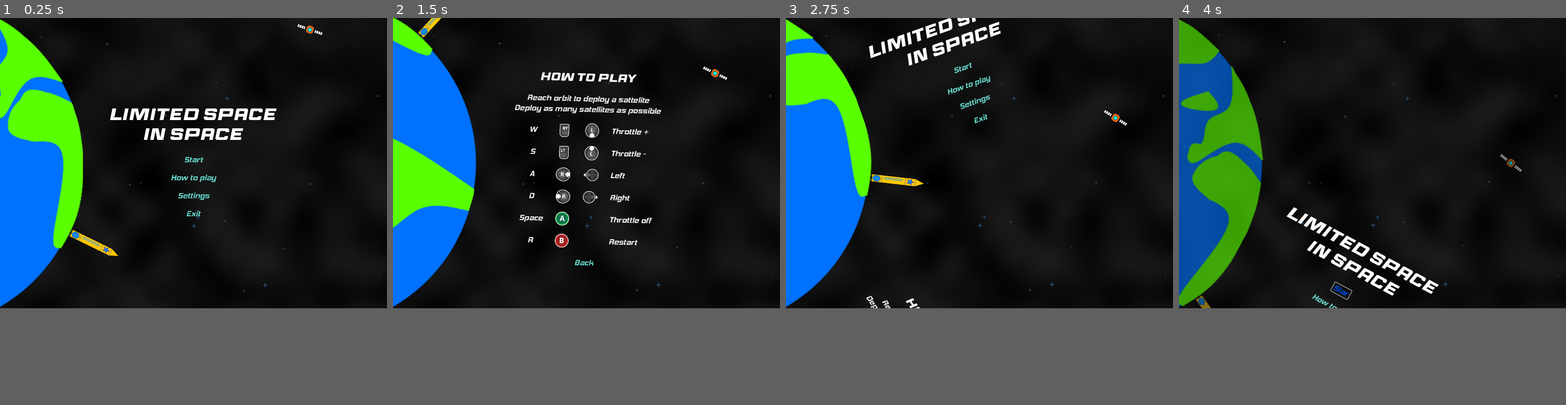
Above: before the commit, frames 1-4 (left to right).
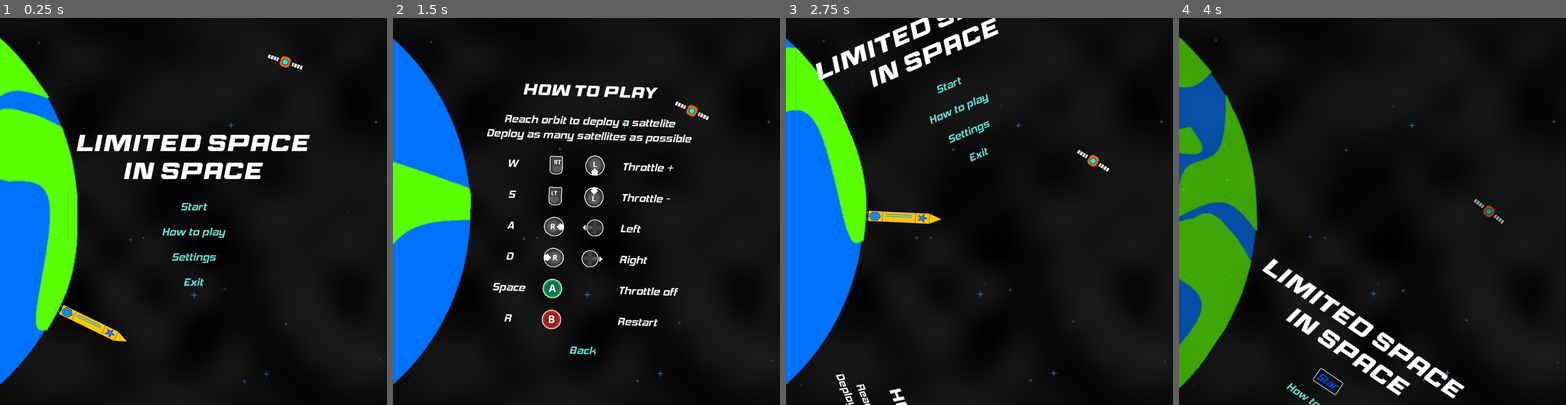
Above: after the commit, the same moments.

Repository: Fifut/Ludum-Dare-54
Game: Godot game, scene res://limited_space.tscn
The game is run twice, just before and just after one commit, with the same random seed, the same clock (stepped at 60 frames per second) and the same inputs. Sound files missing from this copy of the repository are replaced by a short silence.
Inputs:
- Up to frame 1 (0.25 s): no input
- Up to frame 2 (1.5 s): click "How to play" at 0.5 s; hold D (Right) from 1.28 s (still down); hold Up (Engine+) from 1.28 s (still down)
- Up to frame 3 (2.75 s): release D (Right) at 2 s; release Up (Engine+) at 2 s; click "Back" at 2 s
- Up to frame 4 (4 s): click "Start" at 2.75 s; click "Start" at 3.5 s
In our replay, the window is 800x600 before the commit and 800x800 after it. These sizes can differ from the game's own. Grey fills any space a smaller window leaves; there, only what the larger window draws over its background counts as a difference.

The runs differ from the first frame. In frame 1, 14% of the frame differs, in the area x 0-99%, y 0-95%; in frame 2, 14%; in frame 3, 12%; in frame 4, 15%, in the area x 0-99%, y 0-100%.

Commit message:
Game screen size Earth size Orbit size

Diff:
--- a/Background/background.tscn
+++ b/Background/background.tscn
@@ -15,24 +15,31 @@
 color_ramp = SubResource("Gradient_0xpvb")
 noise = SubResource("FastNoiseLite_lb7sa")
 
+[sub_resource type="Gradient" id="Gradient_wljk2"]
+interpolation_mode = 2
+offsets = PackedFloat32Array(0, 0.215947, 0.807309, 1)
+colors = PackedColorArray(0, 0, 0, 0, 1, 1, 1, 1, 1, 1, 1, 1, 1, 1, 1, 0)
+
 [node name="Background" type="Node2D"]
 
 [node name="TextureRect" type="TextureRect" parent="."]
-offset_right = 512.0
-offset_bottom = 512.0
+offset_right = 1400.0
+offset_bottom = 1050.0
 texture = SubResource("NoiseTexture2D_tf3gm")
+metadata/_edit_use_anchors_ = true
 
 [node name="CPUParticles2D" type="CPUParticles2D" parent="."]
-position = Vector2(700, 525)
+position = Vector2(500, 500)
 amount = 50
 lifetime = 60.0
 preprocess = 30.0
 texture = ExtResource("1_lklox")
 emission_shape = 3
-emission_rect_extents = Vector2(700, 525)
+emission_rect_extents = Vector2(500, 500)
 spread = 180.0
 gravity = Vector2(0, 0)
 initial_velocity_min = 0.5
 initial_velocity_max = 3.0
 scale_amount_min = 0.1
 color = Color(0.164706, 0.313726, 0.45098, 1)
+color_ramp = SubResource("Gradient_wljk2")
--- a/Earth/earth.tscn
+++ b/Earth/earth.tscn
@@ -4,10 +4,10 @@
 [ext_resource type="Texture2D" uid="uid://c6vux6aeke3ym" path="res://Assets/Earth.png" id="2_kb0r4"]
 
 [sub_resource type="CircleShape2D" id="CircleShape2D_wpl32"]
-radius = 90.0
+radius = 60.0083
 
 [sub_resource type="CircleShape2D" id="CircleShape2D_mi61v"]
-radius = 899.027
+radius = 867.001
 
 [node name="Earth" type="StaticBody2D"]
 collision_mask = 2
@@ -15,13 +15,12 @@
 
 [node name="EarthSprite" type="Sprite2D" parent="."]
 unique_name_in_owner = true
-scale = Vector2(0.3, 0.3)
 texture = ExtResource("2_kb0r4")
 
 [node name="CollisionShape2D" type="CollisionShape2D" parent="."]
 shape = SubResource("CircleShape2D_wpl32")
 
-[node name="Area2D" type="Area2D" parent="."]
+[node name="GravityArea2D" type="Area2D" parent="."]
 collision_mask = 2
 input_pickable = false
 priority = 1
@@ -32,5 +31,5 @@
 gravity_direction = Vector2(0, 0)
 gravity = 300.0
 
-[node name="CollisionShape2D" type="CollisionShape2D" parent="Area2D"]
+[node name="CollisionShape2D" type="CollisionShape2D" parent="GravityArea2D"]
 shape = SubResource("CircleShape2D_mi61v")
--- a/Game/game.tscn
+++ b/Game/game.tscn
@@ -6,20 +6,20 @@
 [ext_resource type="PackedScene" uid="uid://thq4t6x13aq2" path="res://Menu/end_game.tscn" id="3_0lesb"]
 
 [sub_resource type="SegmentShape2D" id="SegmentShape2D_mniq0"]
-a = Vector2(-200, -400)
-b = Vector2(-200, 1400)
+a = Vector2(-100, -100)
+b = Vector2(-100, 1100)
 
 [sub_resource type="SegmentShape2D" id="SegmentShape2D_8fv2c"]
-a = Vector2(-200, 1400)
-b = Vector2(1600, 1400)
+a = Vector2(-100, 1100)
+b = Vector2(1100, 1100)
 
 [sub_resource type="SegmentShape2D" id="SegmentShape2D_dqq7b"]
-a = Vector2(1600, 1400)
-b = Vector2(1600, -400)
+a = Vector2(1100, 1100)
+b = Vector2(1100, -100)
 
 [sub_resource type="SegmentShape2D" id="SegmentShape2D_dotc1"]
-a = Vector2(-200, -400)
-b = Vector2(1600, -400)
+a = Vector2(-100, -100)
+b = Vector2(1100, -100)
 
 [node name="Game" type="Node2D"]
 script = ExtResource("1_my4gs")
@@ -35,12 +35,12 @@
 
 [node name="Earth" parent="." instance=ExtResource("2_sv2hj")]
 unique_name_in_owner = true
-position = Vector2(700, 525)
+position = Vector2(500, 500)
 speed = 50
 
 [node name="RocketMarker" type="Marker2D" parent="."]
 unique_name_in_owner = true
-position = Vector2(698, 408)
+position = Vector2(500, 426)
 
 [node name="ExitArea" type="Area2D" parent="."]
 collision_layer = 16
@@ -56,4 +56,5 @@
 shape = SubResource("SegmentShape2D_dqq7b")
 
 [node name="CollisionShape4" type="CollisionShape2D" parent="ExitArea"]
+position = Vector2(-3, 0)
 shape = SubResource("SegmentShape2D_dotc1")
--- a/Menu/menu.gd
+++ b/Menu/menu.gd
@@ -33,7 +33,7 @@
 func _process(delta):
 	SatelliteNode.rotation_degrees += delta * 5
 	if SatelliteNode.rotation_degrees > 30:
-		SatelliteNode.rotation_degrees = -25
+		SatelliteNode.rotation_degrees = -35
 		SatelliteSprite.rotation_degrees = randi_range(0, 360)
 		SatelliteSprite.self_modulate = Color(randf_range(0.5, 1.0), randf_range(0.5, 1.0), randf_range(0.5, 1.0))
 
--- a/Menu/menu.tscn
+++ b/Menu/menu.tscn
@@ -2,11 +2,11 @@
 
 [ext_resource type="Script" path="res://Menu/menu.gd" id="1_e7hhq"]
 [ext_resource type="Theme" uid="uid://dvwj3lop7am8f" path="res://Menu/main_theme.tres" id="1_k6ypr"]
-[ext_resource type="Texture2D" uid="uid://c6vux6aeke3ym" path="res://Assets/Earth.png" id="1_oykve"]
 [ext_resource type="FontFile" uid="uid://pnbn0lg56d7u" path="res://Assets/Font/Race Sport.ttf" id="2_f67qt"]
 [ext_resource type="Texture2D" uid="uid://dfe8vi375ld7f" path="res://Assets/Satellite.png" id="3_c7big"]
 [ext_resource type="Texture2D" uid="uid://bcjghwal8baqh" path="res://Assets/Rocket.png" id="3_csleq"]
 [ext_resource type="FontFile" uid="uid://bn4x06gox4pfa" path="res://Assets/Font/hemi head bd it.otf" id="3_n63nk"]
+[ext_resource type="Texture2D" uid="uid://b8o2v8ridrupl" path="res://Assets/Earth big.png" id="3_pj8xg"]
 [ext_resource type="Texture2D" uid="uid://begbyt4md7qf4" path="res://Assets/Gamepad/button_xbox_analog_trigger_light_1.png" id="7_srrtf"]
 [ext_resource type="Texture2D" uid="uid://mhb1n2vu0f33" path="res://Assets/Gamepad/button_xboxone_analog_l_direction_3.png" id="8_d0beb"]
 [ext_resource type="Texture2D" uid="uid://b5fqovec6btji" path="res://Assets/Gamepad/button_xboxone_analog_l_direction_1.png" id="9_1ivqk"]
@@ -53,7 +53,7 @@
 "times": PackedFloat32Array(0, 1),
 "transitions": PackedFloat32Array(1, 1),
 "update": 0,
-"values": [1.309, 0.0]
+"values": [1.5708, 0.0]
 }
 tracks/1/type = "value"
 tracks/1/imported = false
@@ -65,7 +65,7 @@
 "times": PackedFloat32Array(0, 1),
 "transitions": PackedFloat32Array(1, 1),
 "update": 0,
-"values": [0.0, -1.309]
+"values": [0.0, -1.5708]
 }
 tracks/2/type = "value"
 tracks/2/imported = false
@@ -77,7 +77,7 @@
 "times": PackedFloat32Array(0, 1),
 "transitions": PackedFloat32Array(1, 1),
 "update": 0,
-"values": [0.0, -1.309]
+"values": [0.0, -1.5708]
 }
 tracks/3/type = "value"
 tracks/3/imported = false
@@ -89,7 +89,7 @@
 "times": PackedFloat32Array(0, 1),
 "transitions": PackedFloat32Array(1, 1),
 "update": 0,
-"values": [1.309, 0.0]
+"values": [1.5708, 0.0]
 }
 
 [sub_resource type="Animation" id="Animation_puys1"]
@@ -104,7 +104,7 @@
 "times": PackedFloat32Array(0, 1),
 "transitions": PackedFloat32Array(1, 1),
 "update": 0,
-"values": [0.0, 1.309]
+"values": [0.0, 1.5708]
 }
 tracks/1/type = "value"
 tracks/1/imported = false
@@ -116,7 +116,7 @@
 "times": PackedFloat32Array(0, 1),
 "transitions": PackedFloat32Array(1, 1),
 "update": 0,
-"values": [0.0, 1.309]
+"values": [0.0, 1.5708]
 }
 tracks/2/type = "value"
 tracks/2/imported = false
@@ -174,9 +174,9 @@
 
 [node name="EarthSprite" type="Sprite2D" parent="."]
 unique_name_in_owner = true
-position = Vector2(-300, 525)
+position = Vector2(-400, 500)
 scale = Vector2(2, 2)
-texture = ExtResource("1_oykve")
+texture = ExtResource("3_pj8xg")
 
 [node name="RocketSprite" type="Sprite2D" parent="EarthSprite"]
 position = Vector2(321, 147)
@@ -186,12 +186,12 @@
 
 [node name="SatelliteNode" type="Node2D" parent="."]
 unique_name_in_owner = true
-position = Vector2(-300, 525)
+position = Vector2(-400, 500)
 rotation = -0.349066
 
 [node name="SatelliteSprite" type="Sprite2D" parent="SatelliteNode"]
 unique_name_in_owner = true
-position = Vector2(1500, 0)
+position = Vector2(1200, 0)
 rotation = 0.663225
 texture = ExtResource("3_c7big")
 
@@ -249,6 +249,186 @@
 flat = true
 
 [node name="HowToContainer" type="VBoxContainer" parent="."]
+unique_name_in_owner = true
+visible = false
+layout_mode = 1
+anchors_preset = 15
+anchor_right = 1.0
+anchor_bottom = 1.0
+grow_horizontal = 2
+grow_vertical = 2
+rotation = 1.5708
+pivot_offset = Vector2(-300, 525)
+theme_override_constants/separation = 30
+alignment = 1
+
+[node name="TitleLabel" type="Label" parent="HowToContainer"]
+layout_mode = 2
+theme_override_fonts/font = ExtResource("2_f67qt")
+theme_override_font_sizes/font_size = 40
+text = "How to play"
+horizontal_alignment = 1
+
+[node name="HowtoLabel" type="Label" parent="HowToContainer"]
+layout_mode = 2
+theme_override_fonts/font = ExtResource("3_n63nk")
+theme_override_font_sizes/font_size = 28
+text = "Reach orbit to deploy a sattelite
+Deploy as many satellites as possible"
+horizontal_alignment = 1
+
+[node name="GridContainer" type="GridContainer" parent="HowToContainer"]
+layout_mode = 2
+size_flags_horizontal = 4
+theme_override_constants/h_separation = 40
+theme_override_constants/v_separation = 20
+columns = 4
+
+[node name="WLabel" type="Label" parent="HowToContainer/GridContainer"]
+layout_mode = 2
+size_flags_horizontal = 4
+text = "W"
+
+[node name="RTTextureRect" type="TextureRect" parent="HowToContainer/GridContainer"]
+custom_minimum_size = Vector2(60, 60)
+layout_mode = 2
+texture = ExtResource("9_40t20")
+expand_mode = 1
+stretch_mode = 4
+
+[node name="LSUpTextureRect" type="TextureRect" parent="HowToContainer/GridContainer"]
+custom_minimum_size = Vector2(60, 60)
+layout_mode = 2
+size_flags_horizontal = 4
+texture = ExtResource("9_1ivqk")
+expand_mode = 1
+stretch_mode = 4
+
+[node name="Label" type="Label" parent="HowToContainer/GridContainer"]
+layout_mode = 2
+text = "Throttle +"
+
+[node name="SLabel" type="Label" parent="HowToContainer/GridContainer"]
+layout_mode = 2
+size_flags_horizontal = 4
+text = "S"
+
+[node name="LTTextureRect" type="TextureRect" parent="HowToContainer/GridContainer"]
+custom_minimum_size = Vector2(60, 60)
+layout_mode = 2
+texture = ExtResource("7_srrtf")
+expand_mode = 1
+stretch_mode = 4
+
+[node name="LSDownTextureRect" type="TextureRect" parent="HowToContainer/GridContainer"]
+custom_minimum_size = Vector2(60, 60)
+layout_mode = 2
+size_flags_horizontal = 4
+texture = ExtResource("8_d0beb")
+expand_mode = 1
+stretch_mode = 4
+
+[node name="LTLabel" type="Label" parent="HowToContainer/GridContainer"]
+layout_mode = 2
+text = "Throttle -"
+
+[node name="ALabel" type="Label" parent="HowToContainer/GridContainer"]
+layout_mode = 2
+size_flags_horizontal = 4
+text = "A
+"
+
+[node name="RSLeftTextureRect" type="TextureRect" parent="HowToContainer/GridContainer"]
+custom_minimum_size = Vector2(60, 60)
+layout_mode = 2
+texture = ExtResource("12_4p1nm")
+expand_mode = 1
+stretch_mode = 4
+
+[node name="PADLeftTextureRect" type="TextureRect" parent="HowToContainer/GridContainer"]
+custom_minimum_size = Vector2(60, 60)
+layout_mode = 2
+size_flags_horizontal = 4
+texture = ExtResource("13_axn3o")
+expand_mode = 1
+stretch_mode = 4
+
+[node name="LabelLeft" type="Label" parent="HowToContainer/GridContainer"]
+layout_mode = 2
+text = "Left
+"
+
+[node name="DLabel" type="Label" parent="HowToContainer/GridContainer"]
+layout_mode = 2
+size_flags_horizontal = 4
+text = "D"
+
+[node name="RSRightTextureRect" type="TextureRect" parent="HowToContainer/GridContainer"]
+custom_minimum_size = Vector2(60, 60)
+layout_mode = 2
+texture = ExtResource("14_qotpg")
+expand_mode = 1
+stretch_mode = 4
+
+[node name="PADRightTextureRect" type="TextureRect" parent="HowToContainer/GridContainer"]
+custom_minimum_size = Vector2(60, 60)
+layout_mode = 2
+size_flags_horizontal = 4
+texture = ExtResource("15_muogg")
+expand_mode = 1
+stretch_mode = 4
+
+[node name="LabelRight" type="Label" parent="HowToContainer/GridContainer"]
+layout_mode = 2
+text = "Right"
+
+[node name="ALabel2" type="Label" parent="HowToContainer/GridContainer"]
+layout_mode = 2
+size_flags_horizontal = 4
+text = "Space"
+
+[node name="ATextureRect" type="TextureRect" parent="HowToContainer/GridContainer"]
+custom_minimum_size = Vector2(60, 60)
+layout_mode = 2
+texture = ExtResource("16_h52n1")
+expand_mode = 1
+stretch_mode = 4
+
+[node name="Empty2" type="Control" parent="HowToContainer/GridContainer"]
+layout_mode = 2
+
+[node name="Label3" type="Label" parent="HowToContainer/GridContainer"]
+layout_mode = 2
+text = "Throttle off"
+
+[node name="RLabel" type="Label" parent="HowToContainer/GridContainer"]
+layout_mode = 2
+size_flags_horizontal = 4
+text = "R"
+
+[node name="BTextureRect" type="TextureRect" parent="HowToContainer/GridContainer"]
+custom_minimum_size = Vector2(60, 60)
+layout_mode = 2
+texture = ExtResource("12_awal0")
+expand_mode = 1
+stretch_mode = 4
+
+[node name="Empty" type="Control" parent="HowToContainer/GridContainer"]
+layout_mode = 2
+
+[node name="Label2" type="Label" parent="HowToContainer/GridContainer"]
+layout_mode = 2
+text = "Restart"
+
+[node name="BackButton" type="Button" parent="HowToContainer"]
+layout_mode = 2
+size_flags_horizontal = 4
+theme_override_fonts/font = ExtResource("3_n63nk")
+theme_override_font_sizes/font_size = 28
+text = "Back"
+flat = true
+
+[node name="SettingsContainer" type="VBoxContainer" parent="."]
 unique_name_in_owner = true
 visible = false
 layout_mode = 1
@@ -261,185 +441,6 @@
 theme_override_constants/separation = 30
 alignment = 1
 
-[node name="TitleLabel" type="Label" parent="HowToContainer"]
-layout_mode = 2
-theme_override_fonts/font = ExtResource("2_f67qt")
-theme_override_font_sizes/font_size = 40
-text = "How to play"
-horizontal_alignment = 1
-
-[node name="HowtoLabel" type="Label" parent="HowToContainer"]
-layout_mode = 2
-theme_override_fonts/font = ExtResource("3_n63nk")
-theme_override_font_sizes/font_size = 28
-text = "Reach orbit to deploy a sattelite
-Deploy as many satellites as possible"
-horizontal_alignment = 1
-
-[node name="GridContainer" type="GridContainer" parent="HowToContainer"]
-layout_mode = 2
-size_flags_horizontal = 4
-theme_override_constants/h_separation = 40
-theme_override_constants/v_separation = 20
-columns = 4
-
-[node name="WLabel" type="Label" parent="HowToContainer/GridContainer"]
-layout_mode = 2
-size_flags_horizontal = 4
-text = "W"
-
-[node name="RTTextureRect" type="TextureRect" parent="HowToContainer/GridContainer"]
-custom_minimum_size = Vector2(60, 60)
-layout_mode = 2
-texture = ExtResource("9_40t20")
-expand_mode = 1
-stretch_mode = 4
-
-[node name="LSUpTextureRect" type="TextureRect" parent="HowToContainer/GridContainer"]
-custom_minimum_size = Vector2(60, 60)
-layout_mode = 2
-size_flags_horizontal = 4
-texture = ExtResource("9_1ivqk")
-expand_mode = 1
-stretch_mode = 4
-
-[node name="Label" type="Label" parent="HowToContainer/GridContainer"]
-layout_mode = 2
-text = "Throttle +"
-
-[node name="SLabel" type="Label" parent="HowToContainer/GridContainer"]
-layout_mode = 2
-size_flags_horizontal = 4
-text = "S"
-
-[node name="LTTextureRect" type="TextureRect" parent="HowToContainer/GridContainer"]
-custom_minimum_size = Vector2(60, 60)
-layout_mode = 2
-texture = ExtResource("7_srrtf")
-expand_mode = 1
-stretch_mode = 4
-
-[node name="LSDownTextureRect" type="TextureRect" parent="HowToContainer/GridContainer"]
-custom_minimum_size = Vector2(60, 60)
-layout_mode = 2
-size_flags_horizontal = 4
-texture = ExtResource("8_d0beb")
-expand_mode = 1
-stretch_mode = 4
-
-[node name="LTLabel" type="Label" parent="HowToContainer/GridContainer"]
-layout_mode = 2
-text = "Throttle -"
-
-[node name="ALabel" type="Label" parent="HowToContainer/GridContainer"]
-layout_mode = 2
-size_flags_horizontal = 4
-text = "A
-"
-
-[node name="RSLeftTextureRect" type="TextureRect" parent="HowToContainer/GridContainer"]
-custom_minimum_size = Vector2(60, 60)
-layout_mode = 2
-texture = ExtResource("12_4p1nm")
-expand_mode = 1
-stretch_mode = 4
-
-[node name="PADLeftTextureRect" type="TextureRect" parent="HowToContainer/GridContainer"]
-custom_minimum_size = Vector2(60, 60)
-layout_mode = 2
-size_flags_horizontal = 4
-texture = ExtResource("13_axn3o")
-expand_mode = 1
-stretch_mode = 4
-
-[node name="LabelLeft" type="Label" parent="HowToContainer/GridContainer"]
-layout_mode = 2
-text = "Left
-"
-
-[node name="DLabel" type="Label" parent="HowToContainer/GridContainer"]
-layout_mode = 2
-size_flags_horizontal = 4
-text = "D"
-
-[node name="RSRightTextureRect" type="TextureRect" parent="HowToContainer/GridContainer"]
-custom_minimum_size = Vector2(60, 60)
-layout_mode = 2
-texture = ExtResource("14_qotpg")
-expand_mode = 1
-stretch_mode = 4
-
-[node name="PADRightTextureRect" type="TextureRect" parent="HowToContainer/GridContainer"]
-custom_minimum_size = Vector2(60, 60)
-layout_mode = 2
-size_flags_horizontal = 4
-texture = ExtResource("15_muogg")
-expand_mode = 1
-stretch_mode = 4
-
-[node name="LabelRight" type="Label" parent="HowToContainer/GridContainer"]
-layout_mode = 2
-text = "Right"
-
-[node name="ALabel2" type="Label" parent="HowToContainer/GridContainer"]
-layout_mode = 2
-size_flags_horizontal = 4
-text = "Space"
-
-[node name="ATextureRect" type="TextureRect" parent="HowToContainer/GridContainer"]
-custom_minimum_size = Vector2(60, 60)
-layout_mode = 2
-texture = ExtResource("16_h52n1")
-expand_mode = 1
-stretch_mode = 4
-
-[node name="Empty2" type="Control" parent="HowToContainer/GridContainer"]
-layout_mode = 2
-
-[node name="Label3" type="Label" parent="HowToContainer/GridContainer"]
-layout_mode = 2
-text = "Throttle off"
-
-[node name="RLabel" type="Label" parent="HowToContainer/GridContainer"]
-layout_mode = 2
-size_flags_horizontal = 4
-text = "R"
-
-[node name="BTextureRect" type="TextureRect" parent="HowToContainer/GridContainer"]
-custom_minimum_size = Vector2(60, 60)
-layout_mode = 2
-texture = ExtResource("12_awal0")
-expand_mode = 1
-stretch_mode = 4
-
-[node name="Empty" type="Control" parent="HowToContainer/GridContainer"]
-layout_mode = 2
-
-[node name="Label2" type="Label" parent="HowToContainer/GridContainer"]
-layout_mode = 2
-text = "Restart"
-
-[node name="BackButton" type="Button" parent="HowToContainer"]
-layout_mode = 2
-size_flags_horizontal = 4
-theme_override_fonts/font = ExtResource("3_n63nk")
-theme_override_font_sizes/font_size = 28
-text = "Back"
-flat = true
-
-[node name="SettingsContainer" type="VBoxContainer" parent="."]
-unique_name_in_owner = true
-visible = false
-layout_mode = 1
-anchors_preset = 15
-anchor_right = 1.0
-anchor_bottom = 1.0
-grow_horizontal = 2
-grow_vertical = 2
-pivot_offset = Vector2(-300, 525)
-theme_override_constants/separation = 30
-alignment = 1
-
 [node name="TitleLabel" type="Label" parent="SettingsContainer"]
 layout_mode = 2
 theme_override_fonts/font = ExtResource("2_f67qt")
--- a/Orbit/orbit.gd
+++ b/Orbit/orbit.gd
@@ -7,7 +7,7 @@
 func _ready():
 	hide()
 
-	var orbit_altitude = randf_range(0.5, 1.2)
+	var orbit_altitude = randf_range(0.7, 1.1)
 	scale = Vector2(orbit_altitude, orbit_altitude)
 
 	OrbitAnimationPlayer.play("fadein")
--- a/project.godot
+++ b/project.godot
@@ -21,8 +21,8 @@
 
 [display]
 
-window/size/viewport_width=1400
-window/size/viewport_height=1050
+window/size/viewport_width=1000
+window/size/viewport_height=1000
 
 [editor]
 
Binary file added: Assets/Earth big.png
Not shown, added: Assets/Earth big.png.import
Binary file changed: Assets/Earth.png
Not shown: 1 places in Background/background.tscn that only renumber resources
